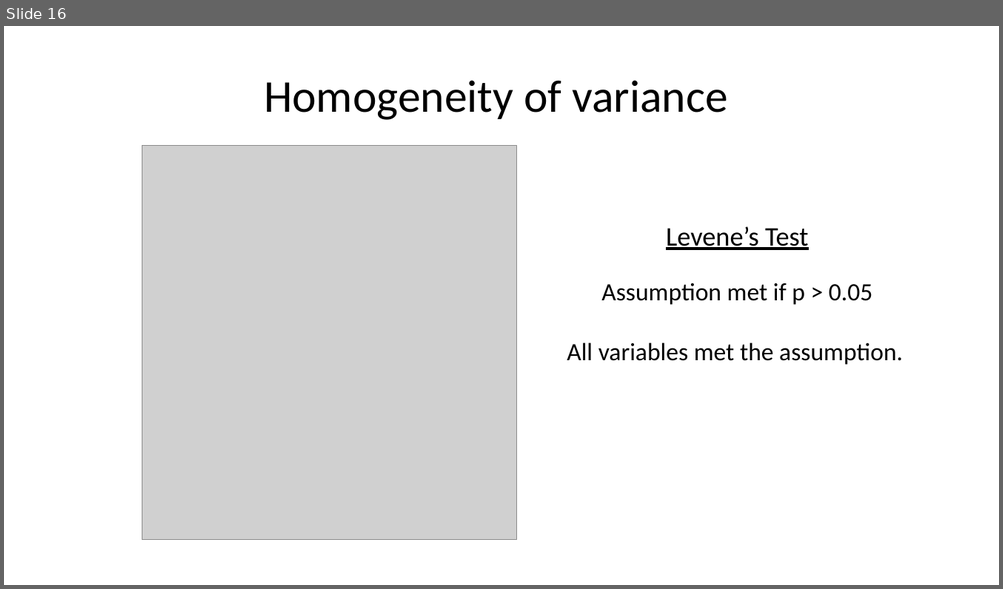
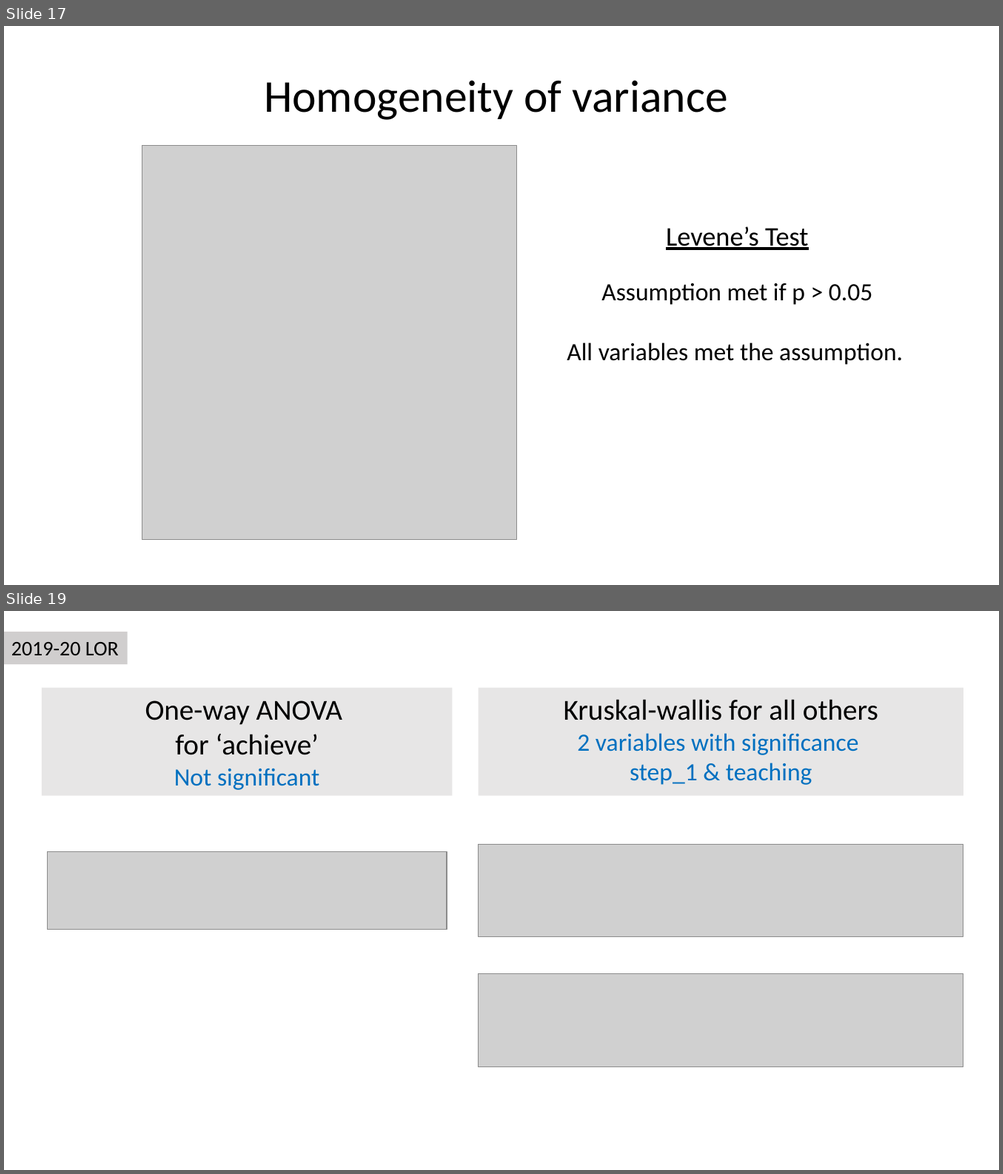
Before and after one commit to tiffanydho/ENT_research, a slide deck: ERAS_Linguistics/ERAS_race_report.pptx. Shown one above the other, each under a label of ours: slide 16 before the commit, slides 17 and 19 after it; the slides between them are not shown. The pictures are 1003x589 and 1003x1174 pixels, drawn with LibreOffice and Linux fonts; fonts in the diff are those of the drawing; grey boxes stand for pictures. Boxes give left, top, right and bottom in pixels: in the first picture for what was removed or moved away, otherwise in the second. Text is boxed around its words. In the diff, an @@ line names an element or a change of style, - is before the commit and + after.

```diff
--- a/ERAS_Linguistics/ERAS_race_report.pptx
+++ b/ERAS_Linguistics/ERAS_race_report.pptx
@@ slide 19 added at bbox=[4, 611, 999, 1170], background #FFFFFF @@
@@ rectangle added at bbox=[4, 632, 127, 665], fill #D0CECE, 20 pt, text #000000 @@
+2019-20 LOR
@@ rectangle added at bbox=[42, 688, 452, 796], fill #E7E6E6, 28 pt, text #000000 @@
+One-way ANOVA
+for ‘achieve’
+Not significant
@@ rectangle added at bbox=[478, 688, 964, 796], fill #E7E6E6, 24 pt, text #0070C0 @@
+Kruskal-wallis for all others
+2 variables with significance
+step_1 & teaching
@@ picture added at bbox=[47, 852, 447, 930] @@
@@ picture added at bbox=[478, 845, 964, 937] @@
@@ picture added at bbox=[478, 974, 964, 1068] @@
@@ what was slide 16 is now slide 17 @@
```
Also in this commit, not shown: 9 slides changed, 37 other slides added, 1 slide removed, 6 other files.
